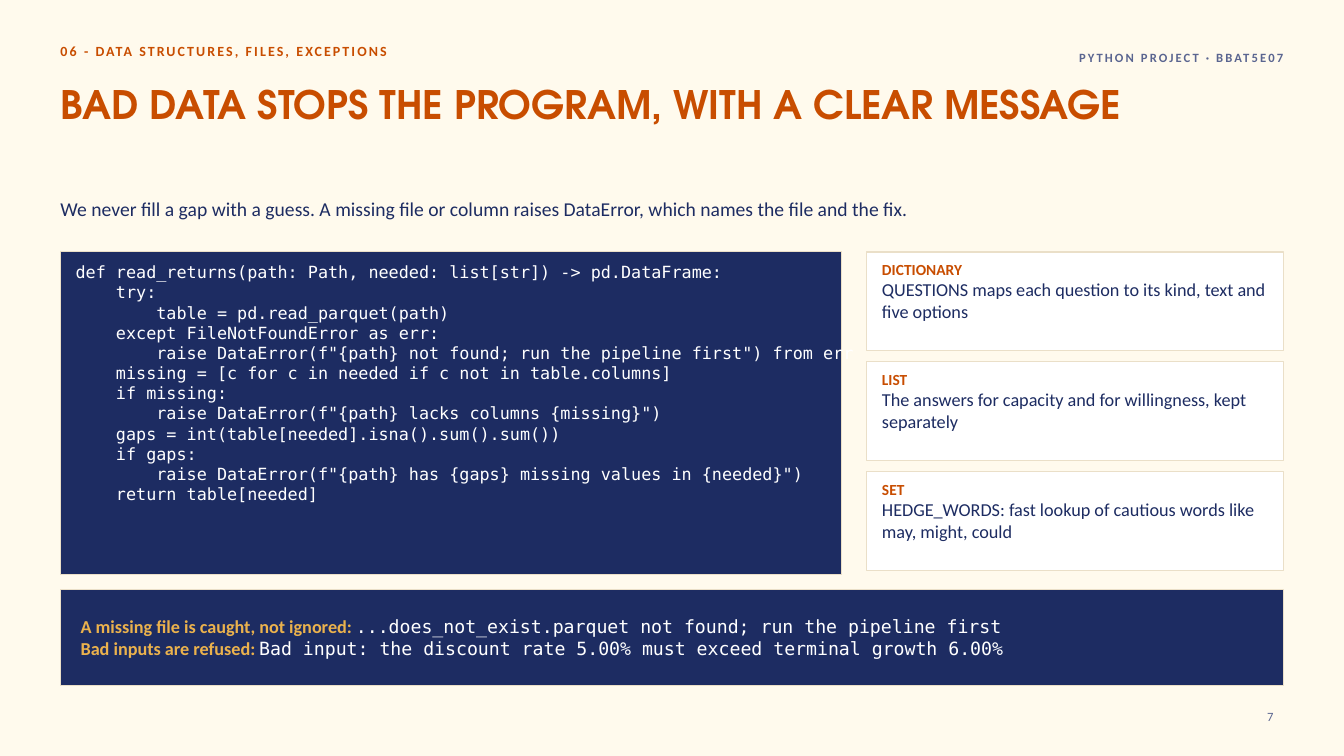
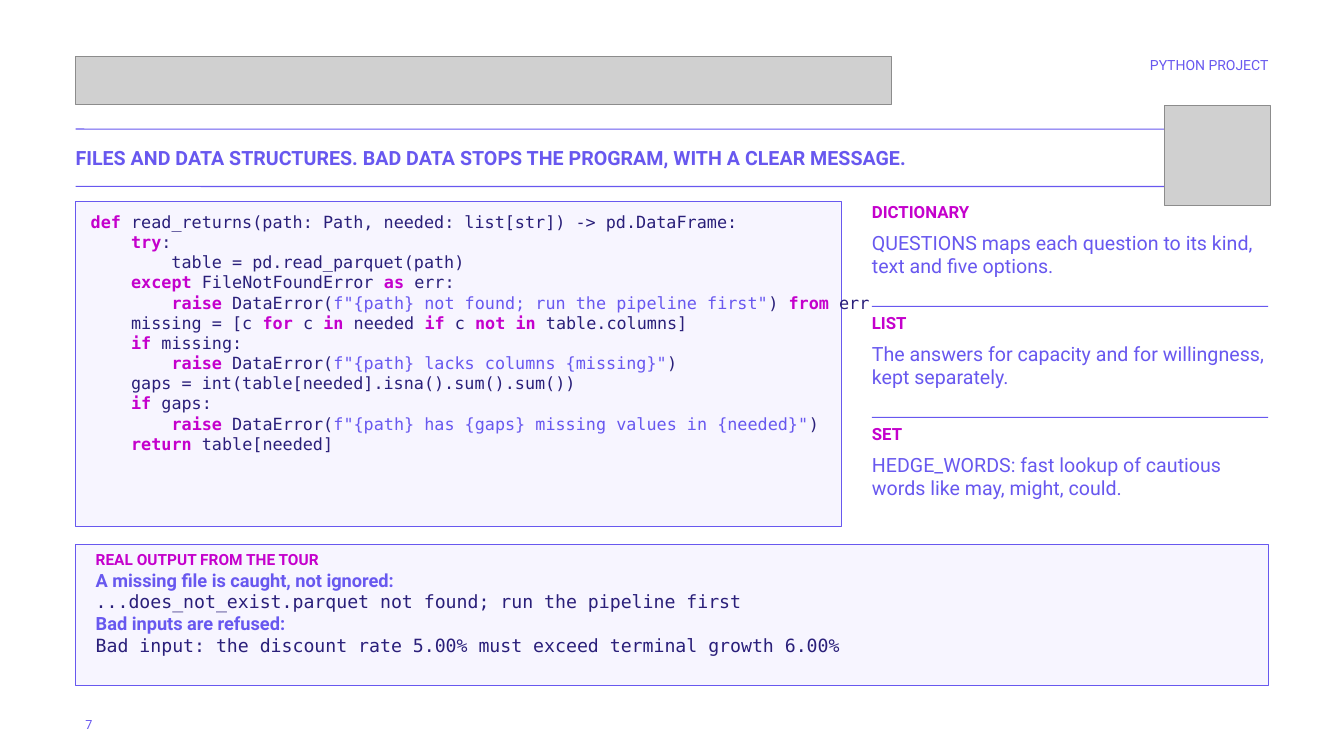
Before and after one commit to xXcromsom/sa-portfolio, a slide deck: slide 7 of deliverables/out/Python_Project_Deck.pptx. Drawn at 1344x756 pixels with LibreOffice and Linux fonts; fonts in the diff are those of the drawing; grey boxes stand for pictures; background and template pictures are left out. Boxes give left, top, right and bottom in pixels: in the first picture for what was removed or moved away, otherwise in the second. Text is boxed around its words. In the diff, an @@ line names an element or a change of style, - is before the commit and + after.

```diff
--- a/deliverables/out/Python_Project_Deck.pptx
+++ b/deliverables/out/Python_Project_Deck.pptx
@@ background #FFFAED to #FFFFFF @@
@@ text removed at <box>60,42,807,73</box> @@
-06 - DATA STRUCTURES, FILES, EXCEPTIONS
@@ picture added at <box>76,56,891,105</box> @@
@@ text at <box>1150,60,1269,70</box>: text changed; size 9 to 10 pt; font Calibri to Roboto; text colour #5A6590 to #6858EF; bold off @@
-PYTHON PROJECT · BBAT5E07
+PYTHON PROJECT
@@ picture added at <box>1165,106,1270,206</box> @@
@@ text "FILES AND DATA STRUCTURES. BAD ..." at <box>76,151,906,168</box>: vertical alignment top to middle @@
@@ line added from (76, 129) to (1268, 129), #6858EF 0.75 pt @@
@@ text at <box>76,151,906,168</box>: text changed; size 28 to 14 pt; font TeX Gyre Adventor to Roboto; text colour #C84D00 to #6858EF @@
-BAD DATA STOPS THE PROGRAM, WITH A CLEAR MESSAGE
+FILES AND DATA STRUCTURES. BAD DATA STOPS THE PROGRAM, WITH A CLEAR MESSAGE.
@@ text removed at <box>60,202,907,220</box> @@
-We never fill a gap with a guess. A missing file or column raises DataError, which names the file and the fix.
@@ rectangle at <box>76,202,842,526</box>: fill #1D2C62 to #F7F5FF; outline #EADFC8 0.75 pt to #6858EF 0.75 pt @@
@@ rectangle: place and size @@
-rectangle at <box>60,252,842,575</box>
+rectangle at <box>76,202,842,526</box>
@@ line added from (76, 187) to (1268, 187), #6858EF 0.75 pt @@
@@ text added at <box>872,206,969,218</box>, 12 pt, text #C400CC, bold @@
+DICTIONARY
@@ text "def read_returns(path: Path, needed: list[str]) ...": place and size @@
-text "def read_returns(path: Path, needed: list[str]) ..." at <box>76,265,813,503</box>
+text "def read_returns(path: Path, needed: list[str]) ..." at <box>91,215,829,453</box>
@@ text "def read_returns(path: Path, needed: list[str]) ..." at <box>91,215,829,453</box>: text colour #FFFFFF to #C400CC, bold on in "def", "try:", "except as", "raise from" and 6 more places; text colour #FFFFFF to #2A1F7A in "read_returns(path: Path, needed: list[str]) -> pd.DataFrame:", "try:", "table = pd.read_parquet(path)", "FileNotFoundError err:" and 8 more places; text colour #FFFFFF to #6858EF in "DataError(f"{path} not found; run the pipeline first")", "DataError(f"{path} lacks columns {missing}")", "DataError(f"{path} has {gaps} missing values in {needed}")" @@
@@ text at <box>872,235,1252,277</box>: text changed; size 13 to 14 pt; font Calibri to Roboto; text colour #1D2C62 to #6858EF @@
-DICTIONARY
-QUESTIONS maps each question to its kind, text and five options
+QUESTIONS maps each question to its kind, text and five options.
@@ rectangle removed at <box>867,252,1284,351</box> @@
@@ line added from (872, 307) to (1268, 307), #6858EF 0.75 pt @@
@@ text added at <box>872,317,907,329</box>, 12 pt, text #C400CC, bold @@
+LIST
@@ text at <box>872,346,1264,388</box>: text changed; size 13 to 14 pt; font Calibri to Roboto; text colour #1D2C62 to #6858EF @@
-LIST
-The answers for capacity and for willingness, kept separately
+The answers for capacity and for willingness, kept separately.
@@ rectangle removed at <box>867,362,1284,461</box> @@
@@ line added from (872, 417) to (1268, 417), #6858EF 0.75 pt @@
@@ text added at <box>872,428,902,440</box>, 12 pt, text #C400CC, bold @@
+SET
@@ rectangle removed at <box>867,472,1284,571</box> @@
@@ text at <box>872,457,1221,499</box>: text changed; size 13 to 14 pt; font Calibri to Roboto; text colour #1D2C62 to #6858EF @@
-SET
-HEDGE_WORDS: fast lookup of cautious words like may, might, could
+HEDGE_WORDS: fast lookup of cautious words like may, might, could.
@@ rectangle: place and size @@
-rectangle at <box>60,590,1284,686</box>
+rectangle at <box>76,544,1268,686</box>
@@ rectangle at <box>76,544,1268,686</box>: fill #1D2C62 to #F7F5FF; outline #EADFC8 0.75 pt to #6858EF 0.75 pt @@
@@ text at <box>96,554,840,656</box>: text changed; text colour #FFFFFF to #2A1F7A @@
-A missing file is caught, not ignored: ...does_not_exist.parquet not found; run the pipeline first
-Bad inputs are refused: Bad input: the discount rate 5.00% must exceed terminal growth 6.00%
+REAL OUTPUT FROM THE TOUR
+A missing file is caught, not ignored:
+...does_not_exist.parquet not found; run the pipeline first
+Bad inputs are refused:
+Bad input: the discount rate 5.00% must exceed terminal growth 6.00%
@@ text "REAL OUTPUT FROM THE TOUR" at <box>96,554,840,656</box>: vertical alignment middle to top @@
@@ page number: place and size @@
-page number at <box>1267,713,1273,721</box>
+page number at <box>85,720,92,729</box>
@@ page number at <box>85,720,92,729</box>: font Calibri to Roboto, text colour #5A6590 to #6858EF; alignment right to left @@
```
Also in this commit, not shown: 14 other slides changed, 1 slide added, 28 other files.
